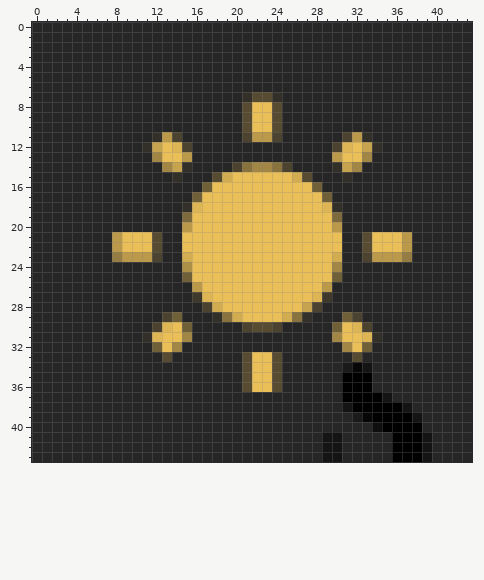
Edited in one commit: pixel-art sprite (images/ico-light.png). The first picture shows the starting point.
The file is 44x44 pixels. Colours within 5 levels of each other are drawn and written as one.
New version:
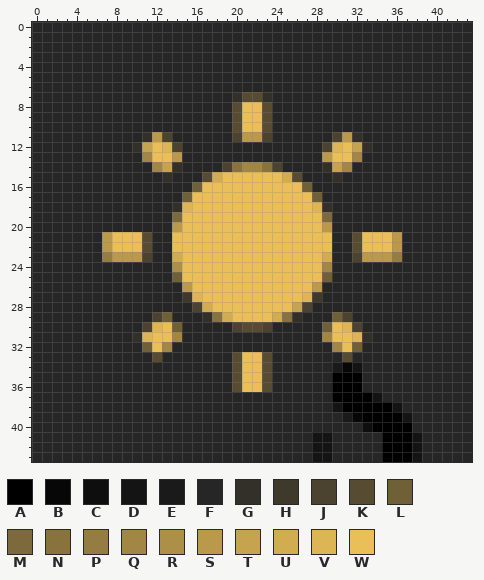
Palette (. is transparent): A #000000  B #070707  C #0e0e0e  D #141414  E #1a1a1a  F #262626  G #323029  H #3f392c  J #4b432f  K #574c32  L #706038  M #7c693c  N #88723e  P #957c42  Q #a18645  R #ad9048  S #ba994b  T #c6a34e  U #d2ac51  V #deb554  W #eabf57
The edit:
@@ x 0..43 @@
  6 FFFFFFFFFFFFFFFFFFFFFFFFFFFFFFFFFFFFFFFFFFFF
- 7 FFFFFFFFFFFFFFFFFFFFFGKKGFFFFFFFFFFFFFFFFFFF
- 8 FFFFFFFFFFFFFFFFFFFFFKWWKFFFFFFFFFFFFFFFFFFF
- 9 FFFFFFFFFFFFFFFFFFFFFKWWKFFFFFFFFFFFFFFFFFFF
-10 FFFFFFFFFFFFFFFFFFFFFKWWKFFFFFFFFFFFFFFFFFFF
-11 FFFFFFFFFFFFGSJFFFFFFJSSJFFFFFFJSGFFFFFFFFFF
-12 FFFFFFFFFFFGTWVJFFFFFFFFFFFFFFJVWTGFFFFFFFFF
-13 FFFFFFFFFFFFQWWSFFFFFFFFFFFFFFSWWQFFFFFFFFFF
-14 FFFFFFFFFFFFFQTGFFFFJNQQNJFFFFGTQFFFFFFFFFFF
-15 FFFFFFFFFFFFFFGFFFKUWWWWWWUKFFFGFFFFFFFFFFFF
-16 FFFFFFFFFFFFFFFFFLWWWWWWWWWWLFFFFFFFFFFFFFFF
-17 FFFFFFFFFFFFFFFFLWWWWWWWWWWWWLFFFFFFFFFFFFFF
-18 FFFFFFFFFFFFFFFGVWWWWWWWWWWWWVGFFFFFFFFFFFFF
-19 FFFFFFFFFFFFFFFMWWWWWWWWWWWWWWMFFFFFFFFFFFFF
-20 FFFFFFFFFFFFFFFSWWWWWWWWWWWWWWSFFFFFFFFFFFFF
-21 FFFFFFFFSWWWKFFWWWWWWWWWWWWWWWWFFKWWWSFFFFFF
-22 FFFFFFFFSWWWKFFWWWWWWWWWWWWWWWWFFKWWWSFFFFFF
-23 FFFFFFFFPSSSJFFUWWWWWWWWWWWWWWUFFJSSSPFFFFFF
-24 FFFFFFFFFFFFFFFRWWWWWWWWWWWWWWQFFFFFFFFFFFFF
-25 FFFFFFFFFFFFFFFLWWWWWWWWWWWWWWLFFFFFFFFFFFFF
-26 FFFFFFFFFFFFFFFFSWWWWWWWWWWWWSFFFFFFFFFFFFFF
-27 FFFFFFFFFFFFFFFFHVWWWWWWWWWWVHFFFFFFFFFFFFFF
-28 FFFFFFFFFFFFFFFFFJUWWWWWWWWTJFFFFFFFFFFFFFFF
-29 FFFFFFFFFFFFFJLFFFGNUWWWWUNGFFFLJFFFFFFFFFFF
-30 FFFFFFFFFFFFJVWLFFFFFJKKJFFFFFLWVJFFFFFFFFFF
-31 FFFFFFFFFFFGVWWQFFFFFFFFFFFFFFQWWVGFFFFFFFFF
-32 FFFFFFFFFFFFLWQFFFFFFFFFFFFFFFFQWLFFFFFFFFFF
-33 FFFFFFFFFFFFFKFFFFFFFKWWKFFFFFFFKFFFFFFFFFFF
-34 FFFFFFFFFFFFFFFFFFFFFKWWKFFFFFFEBDFFFFFFFFFF
-35 FFFFFFFFFFFFFFFFFFFFFKWWKFFFFFFAAAFFFFFFFFFF
-36 FFFFFFFFFFFFFFFFFFFFFKWWKFFFFFFAAAFFFFFFFFFF
-37 FFFFFFFFFFFFFFFFFFFFFFFFFFFFFFFAAAADFFFFFFFF
-38 FFFFFFFFFFFFFFFFFFFFFFFFFFFFFFFDAAAAADFFFFFF
-39 FFFFFFFFFFFFFFFFFFFFFFFFFFFFFFFFEBAAAADFFFFF
-40 FFFFFFFFFFFFFFFFFFFFFFFFFFFFFFFFFFCAAAAFFFFF
-41 FFFFFFFFFFFFFFFFFFFFFFFFFFFFFDDFFFFFAAADFFFF
-42 FFFFFFFFFFFFFFFFFFFFFFFFFFFFFDDFFFFFAAADFFFF
-43 FFFFFFFFFFFFFFFFFFFFFFFFFFFFFDDFFFFFAAADFFFF
+ 7 FFFFFFFFFFFFFFFFFFFFGKKGFFFFFFFFFFFFFFFFFFFF
+ 8 FFFFFFFFFFFFFFFFFFFFKWWKFFFFFFFFFFFFFFFFFFFF
+ 9 FFFFFFFFFFFFFFFFFFFFKWWKFFFFFFFFFFFFFFFFFFFF
+10 FFFFFFFFFFFFFFFFFFFFKWWKFFFFFFFFFFFFFFFFFFFF
+11 FFFFFFFFFFFGSJFFFFFFJSSJFFFFFFJSGFFFFFFFFFFF
+12 FFFFFFFFFFGTWVJFFFFFFFFFFFFFFJVWTGFFFFFFFFFF
+13 FFFFFFFFFFFQWWSFFFFFFFFFFFFFFSWWQFFFFFFFFFFF
+14 FFFFFFFFFFFFQTGFFFFJNQQNJFFFFGTQFFFFFFFFFFFF
+15 FFFFFFFFFFFFFGFFFKUWWWWWWUKFFFGFFFFFFFFFFFFF
+16 FFFFFFFFFFFFFFFFLWWWWWWWWWWLFFFFFFFFFFFFFFFF
+17 FFFFFFFFFFFFFFFLWWWWWWWWWWWWLFFFFFFFFFFFFFFF
+18 FFFFFFFFFFFFFFGVWWWWWWWWWWWWVGFFFFFFFFFFFFFF
+19 FFFFFFFFFFFFFFMWWWWWWWWWWWWWWMFFFFFFFFFFFFFF
+20 FFFFFFFFFFFFFFSWWWWWWWWWWWWWWSFFFFFFFFFFFFFF
+21 FFFFFFFSWWWKFFWWWWWWWWWWWWWWWWFFKWWWSFFFFFFF
+22 FFFFFFFSWWWKFFWWWWWWWWWWWWWWWWFFKWWWSFFFFFFF
+23 FFFFFFFPSSSJFFUWWWWWWWWWWWWWWUFFJSSSPFFFFFFF
+24 FFFFFFFFFFFFFFRWWWWWWWWWWWWWWQFFFFFFFFFFFFFF
+25 FFFFFFFFFFFFFFLWWWWWWWWWWWWWWLFFFFFFFFFFFFFF
+26 FFFFFFFFFFFFFFFSWWWWWWWWWWWWSFFFFFFFFFFFFFFF
+27 FFFFFFFFFFFFFFFHVWWWWWWWWWWVHFFFFFFFFFFFFFFF
+28 FFFFFFFFFFFFFFFFJUWWWWWWWWTJFFFFFFFFFFFFFFFF
+29 FFFFFFFFFFFFJLFFFGNUWWWWUNGFFFLJFFFFFFFFFFFF
+30 FFFFFFFFFFFJVWLFFFFFJKKJFFFFFLWVJFFFFFFFFFFF
+31 FFFFFFFFFFGVWWQFFFFFFFFFFFFFFQWWVGFFFFFFFFFF
+32 FFFFFFFFFFFLWQFFFFFFFFFFFFFFFFQWLFFFFFFFFFFF
+33 FFFFFFFFFFFFKFFFFFFFKWWKFFFFFFFKFFFFFFFFFFFF
+34 FFFFFFFFFFFFFFFFFFFFKWWKFFFFFFEBDFFFFFFFFFFF
+35 FFFFFFFFFFFFFFFFFFFFKWWKFFFFFFAAAFFFFFFFFFFF
+36 FFFFFFFFFFFFFFFFFFFFKWWKFFFFFFAAAFFFFFFFFFFF
+37 FFFFFFFFFFFFFFFFFFFFFFFFFFFFFFAAAADFFFFFFFFF
+38 FFFFFFFFFFFFFFFFFFFFFFFFFFFFFFDAAAAADFFFFFFF
+39 FFFFFFFFFFFFFFFFFFFFFFFFFFFFFFFEBAAAADFFFFFF
+40 FFFFFFFFFFFFFFFFFFFFFFFFFFFFFFFFFCAAAAFFFFFF
+41 FFFFFFFFFFFFFFFFFFFFFFFFFFFFDDFFFFFAAADFFFFF
+42 FFFFFFFFFFFFFFFFFFFFFFFFFFFFDDFFFFFAAADFFFFF
+43 FFFFFFFFFFFFFFFFFFFFFFFFFFFFDDFFFFFAAADFFFFF
Where, in picture pixels (left, top, right, bottom), the same in both pictures:
changed: (102, 92, 432, 462)
